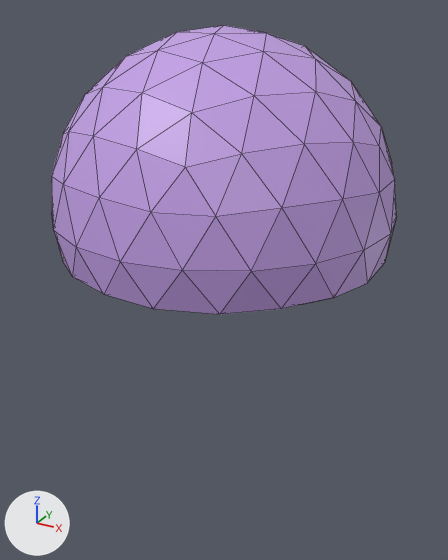
The glTF model assets/jelly.glb, before and after one commit.
Camera for both pictures: a 50 mm camera at (0.431, -0.782, 0.439) aimed at (-0.005, 0.009, 0.043). Every picture has the same lights, and +X, +Y and +Z are marked at lower left. Mesh edges are drawn as thin lines. Vertices at the same position are counted once.

Before the edit, the objects in view are built like this:
```python
me_icosphere_001 = bpy.data.meshes.new('Icosphere.001')
me_icosphere_001.from_pydata(...)  # 162 vertices, 320 faces; spans x -0.25..0.25, y -0.25..0.25, z 0.103..0.417
me_icosphere_001.materials.append(mat_material_001)  # purple #c4a0e7
ob_icosphere = bpy.data.objects.new('Icosphere', me_icosphere_001)
ob_icosphere.location = (0.0, 0.0, 0.0)
```
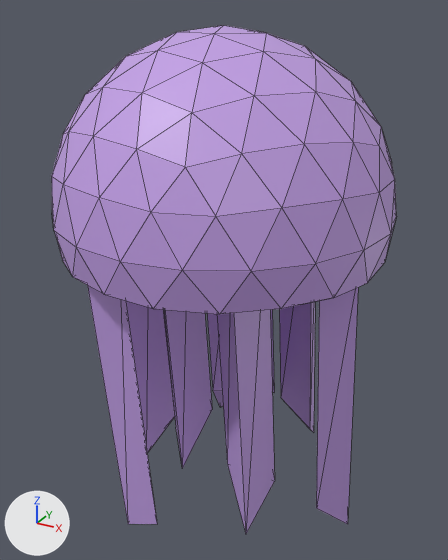
Where the change shows, as pixel boxes [x1, y1, x2, y2] in the pictures (448 x 560 px):
'Icosphere', reshaped (76% taller): before [52, 25, 396, 314]; after [52, 25, 396, 534]
part 1 of me_icosphere_001, built on (purple): after [87, 285, 358, 534]

The change in detail:
me_icosphere_001 is used by ob_icosphere; location (0.0, 0.0, 0.0).
me_icosphere_001 had 162 vertices, 320 faces and spanned x -0.25..0.25, y -0.25..0.25, z 0.103..0.417.
me_icosphere_001 now has 186 vertices, 368 faces and spans x -0.25..0.25, y -0.25..0.25, z -0.378..0.417.
Part 1, on me_icosphere_001:
8 faces are deleted.
7 vertices are added at x -0.146..0.181, y -0.116..0.178, z -0.326..-0.238.
6 new vertices lie (0.013, 0.031, -0.485) away from vertices in x -0.188..0.051, y -0.179..0.06, z 0.137..0.304.
6 new vertices lie (0.014, 0.031, -0.485) away from vertices in x -0.121..0.106, y -0.179..0.125, z 0.107..0.335.
5 new vertices lie (0.013, 0.031, -0.484) away from vertices in x -0.09..0.213, y -0.066..0.106, z 0.109..0.246.
56 new faces join them.
